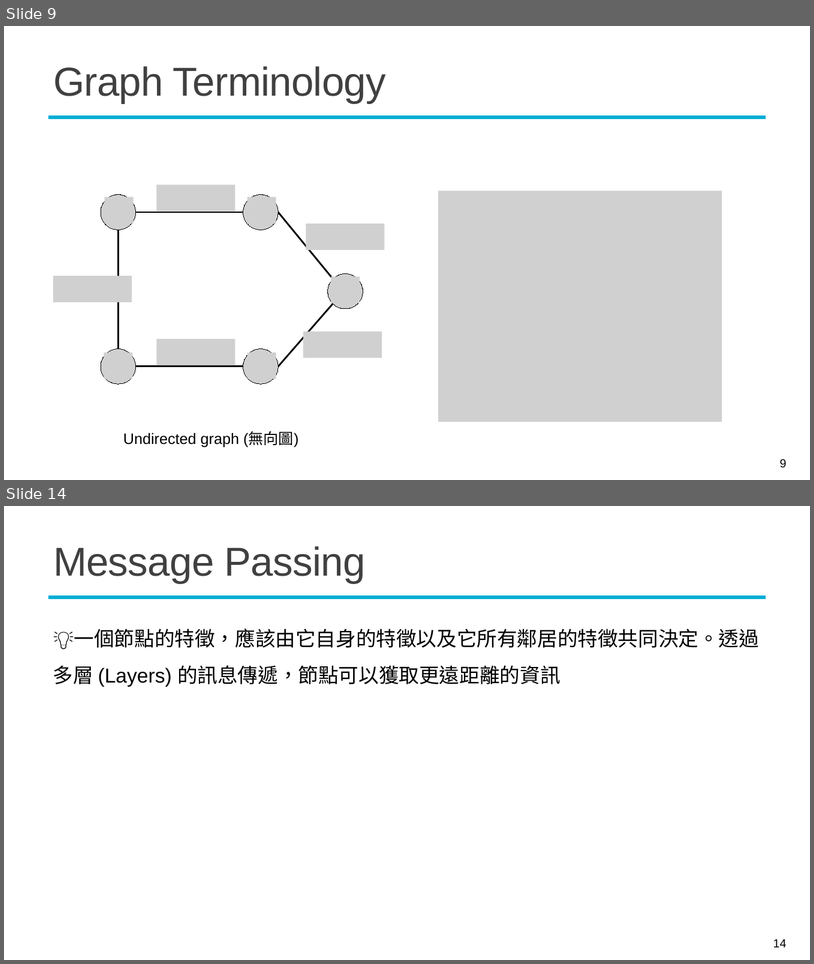
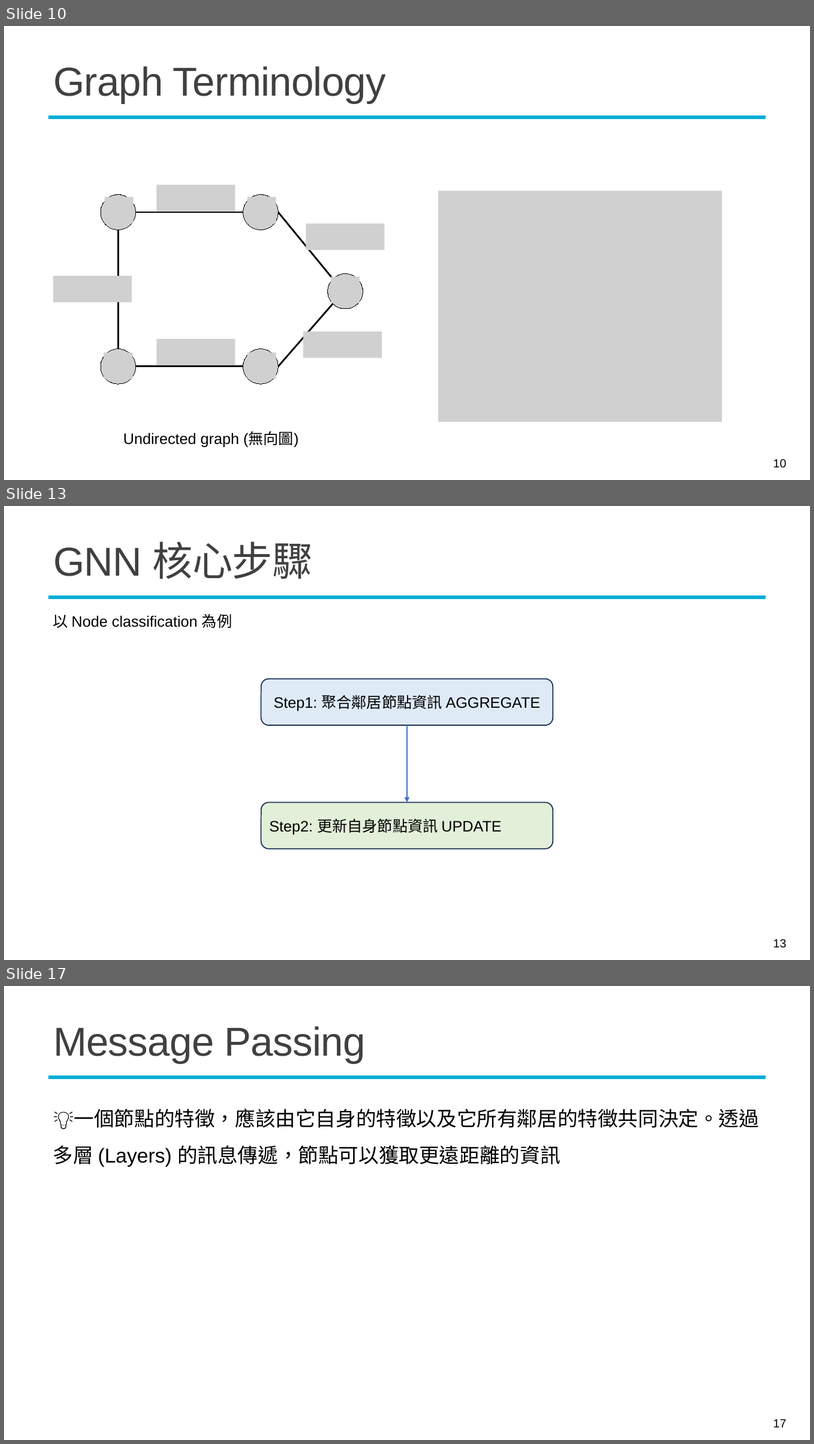
Before and after one commit to mcps5601/CGUDL_2025_fall, a slide deck: slides/w14_gnn_1203.pptx. Shown one above the other, each under a label of ours: slides 9 and 14 before the commit, slides 10, 13 and 17 after it; the slides between them are not shown. The pictures are 814x964 and 814x1444 pixels, drawn with LibreOffice and Linux fonts; fonts in the diff are those of the drawing; grey boxes stand for pictures; background and template pictures are left out. Boxes give left, top, right and bottom in pixels: in the first picture for what was removed or moved away, otherwise in the second. Text is boxed around its words. In the diff, an @@ line names an element or a change of style, - is before the commit and + after.

```diff
--- a/slides/w14_gnn_1203.pptx
+++ b/slides/w14_gnn_1203.pptx
@@ slide 13 added at box(4, 506, 810, 960), background #FFFFFF; not listed: 1 template element that a slide beside it also shows @@
@@ title added at box(53, 541, 313, 579), 48 pt, text #404040 @@
+GNN 核心步驟
@@ text added at box(53, 614, 232, 628), 18 pt, text #000000 @@
+以 Node classification 為例
@@ rounded rectangle added at box(261, 678, 553, 725), fill #DEEBF7, outline #1E3256 1.25 pt, 18 pt, text #000000 @@
+Step1: 聚合鄰居節點資訊 AGGREGATE
@@ arrow added from (408, 725) to (408, 802), #4472C4 1 pt @@
@@ rounded rectangle added at box(261, 802, 553, 849), fill #E2F0D9, outline #1E3256 1.25 pt, 18 pt, text #000000 @@
+Step2: 更新自身節點資訊 UPDATE
@@ page number added at box(774, 939, 787, 948), 14 pt, text #000000 @@
+13
@@ what was slide 9 is now slide 10 @@
@@ page number at box(774, 459, 787, 468): text changed @@
-9
+10
@@ what was slide 14 is now slide 17 @@
@@ page number at box(774, 1419, 787, 1427): text changed @@
-14
+17
```
Also in this commit, not shown: 15 slides changed, 3 other slides added, 2 other files.
